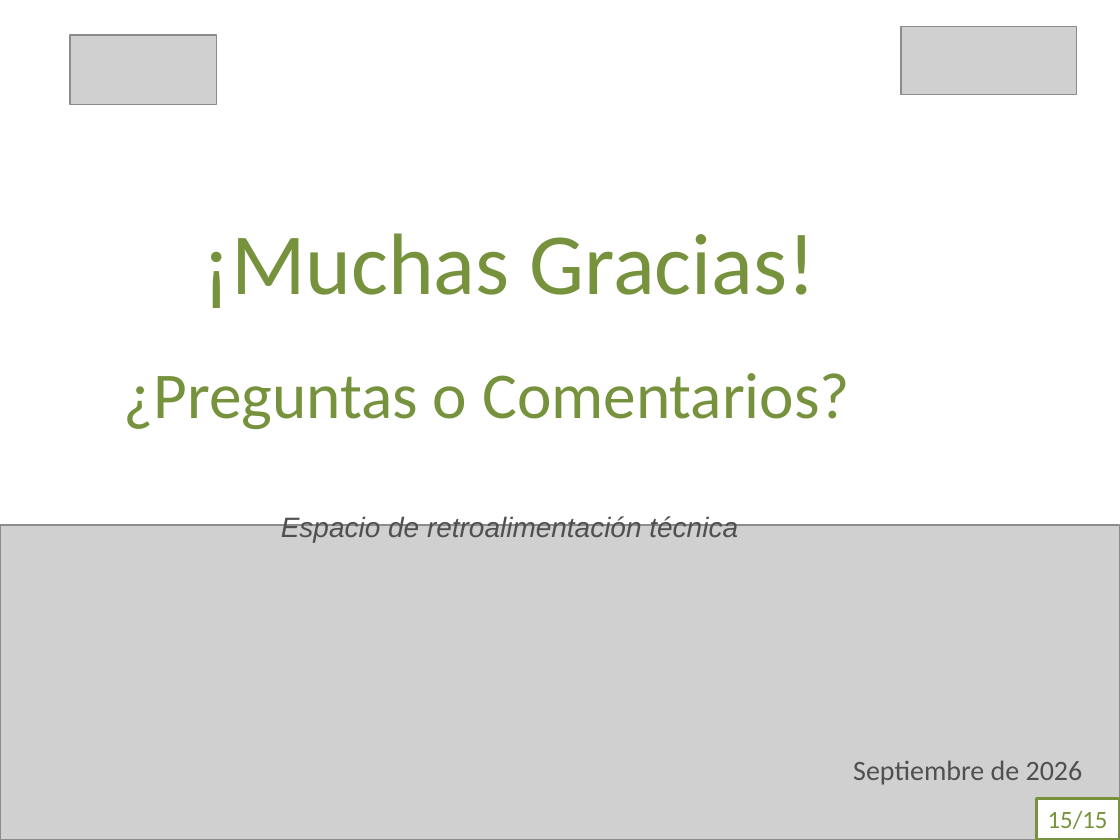
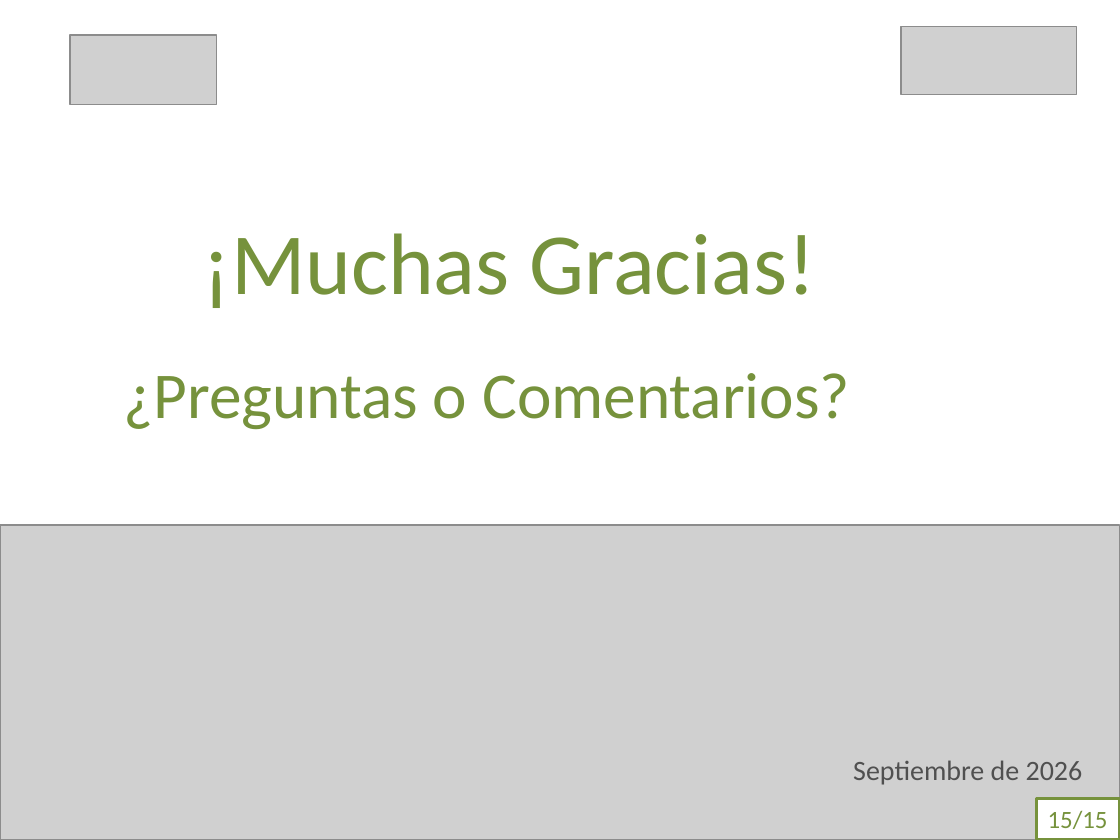
Before and after one commit to mauricionlz2018-tech/Redes-GPON-FTTx, a slide deck: slide 15 of docs/PRESENTACION_AVANCE_RESIDENCIA_GPON_FINAL.pptx. Drawn at 1120x840 pixels with LibreOffice and Linux fonts; fonts in the diff are those of the drawing; grey boxes stand for pictures. Boxes give left, top, right and bottom in pixels: in the first picture for what was removed or moved away, otherwise in the second. Text is boxed around its words. In the diff, an @@ line names an element or a change of style, - is before the commit and + after.

```diff
--- a/docs/PRESENTACION_AVANCE_RESIDENCIA_GPON_FINAL.pptx
+++ b/docs/PRESENTACION_AVANCE_RESIDENCIA_GPON_FINAL.pptx
@@ text at bbox=[281, 515, 738, 542]: paragraph removed @@
-Espacio de retroalimentación técnica
```
Also in this commit, not shown: 2 other slides changed, 12 other files.
